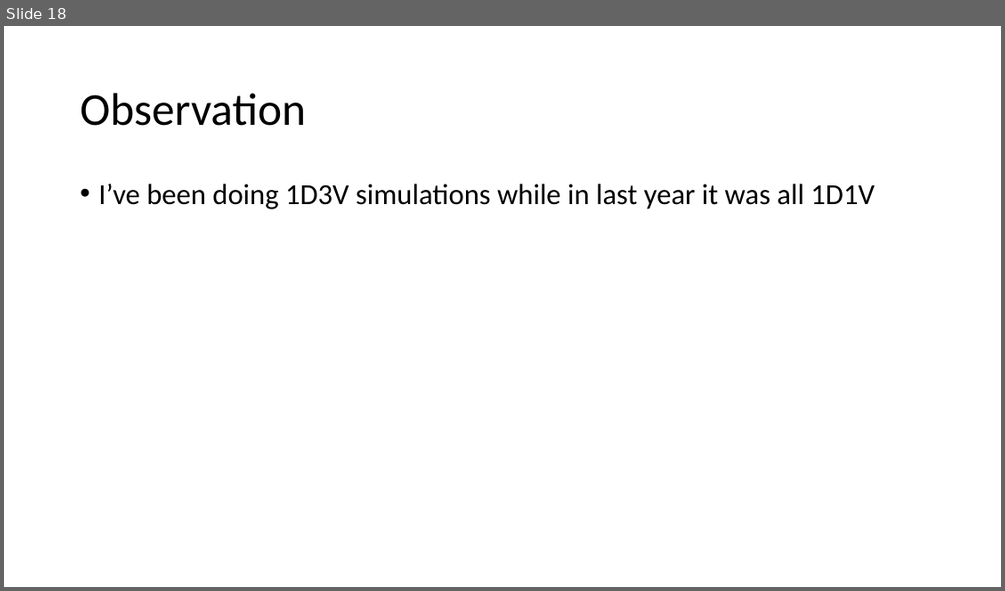
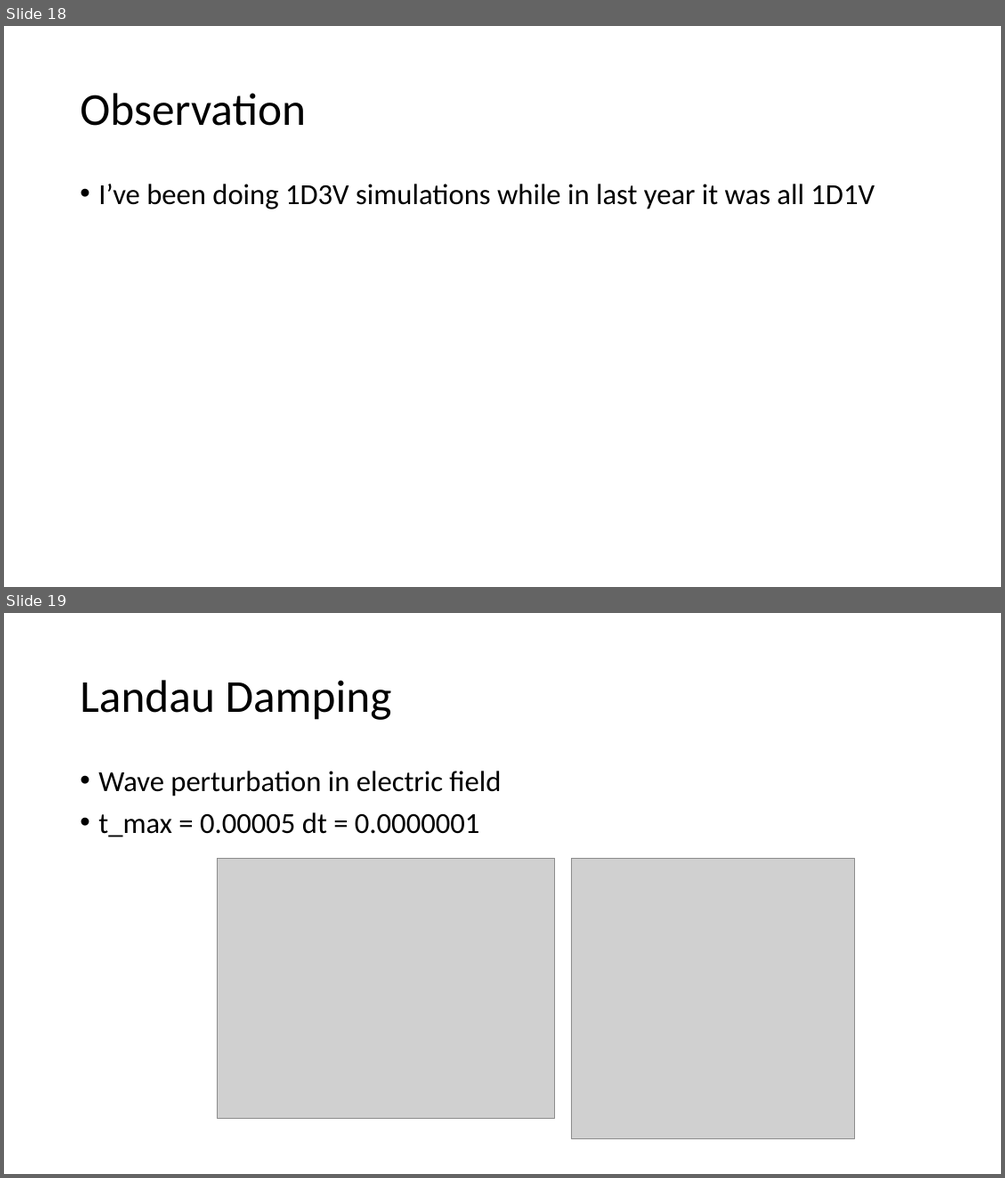
Before and after one commit to j0fri/FYP, a slide deck: MATLAB/Matlab implementation.pptx. Shown one above the other, each under a label of ours: slide 18 before the commit, slides 18 and 19 after it. The pictures are 1005x591 and 1005x1178 pixels, drawn with LibreOffice and Linux fonts; fonts in the diff are those of the drawing; grey boxes stand for pictures. Boxes give left, top, right and bottom in pixels: in the first picture for what was removed or moved away, otherwise in the second. Text is boxed around its words. In the diff, an @@ line names an element or a change of style, - is before the commit and + after.

Commit message:
Landau Damping With Absolute Scale

```diff
--- a/MATLAB/Matlab implementation.pptx
+++ b/MATLAB/Matlab implementation.pptx
@@ slide 19 added at <box>4,613,1001,1174</box>, background #FFFFFF @@
@@ title added at <box>80,680,392,720</box>, 44 pt, text #000000 @@
+Landau Damping
@@ text added at <box>98,771,501,837</box>, 28 pt, text #000000 @@
+• Wave perturbation in electric field
+• t_max = 0.00005 dt = 0.0000001
@@ picture added at <box>217,859,554,1119</box> @@
@@ picture added at <box>571,859,854,1139</box> @@
```
Also in this commit, not shown: 6 other slides added, 2 other files.
